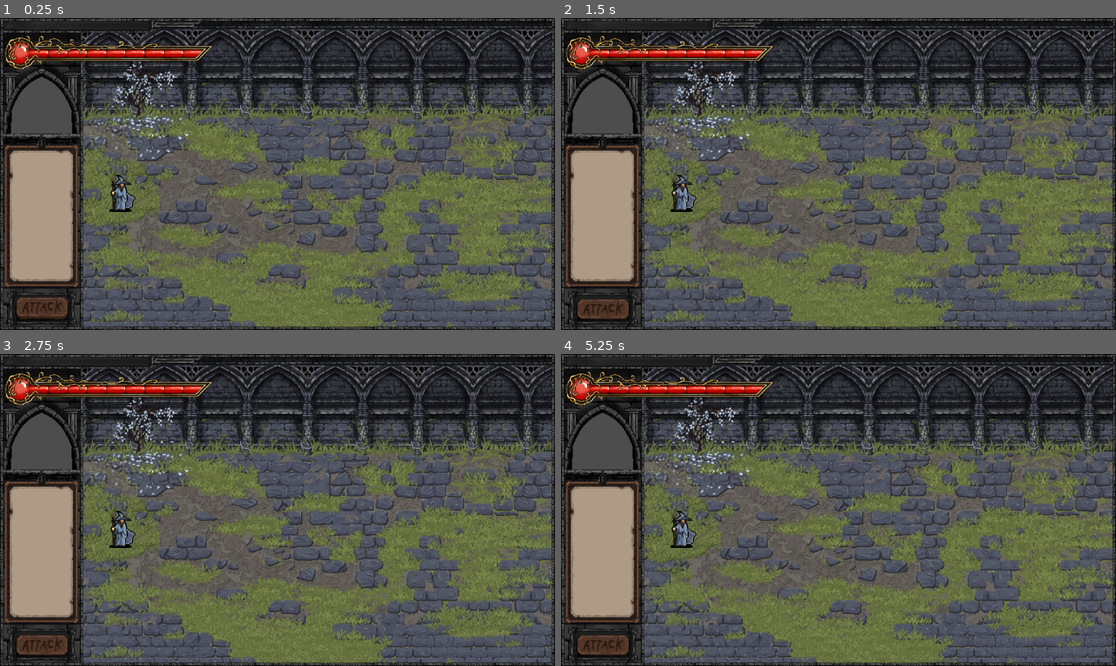
Above: before the commit, frames 1-4 (two rows, left to right).
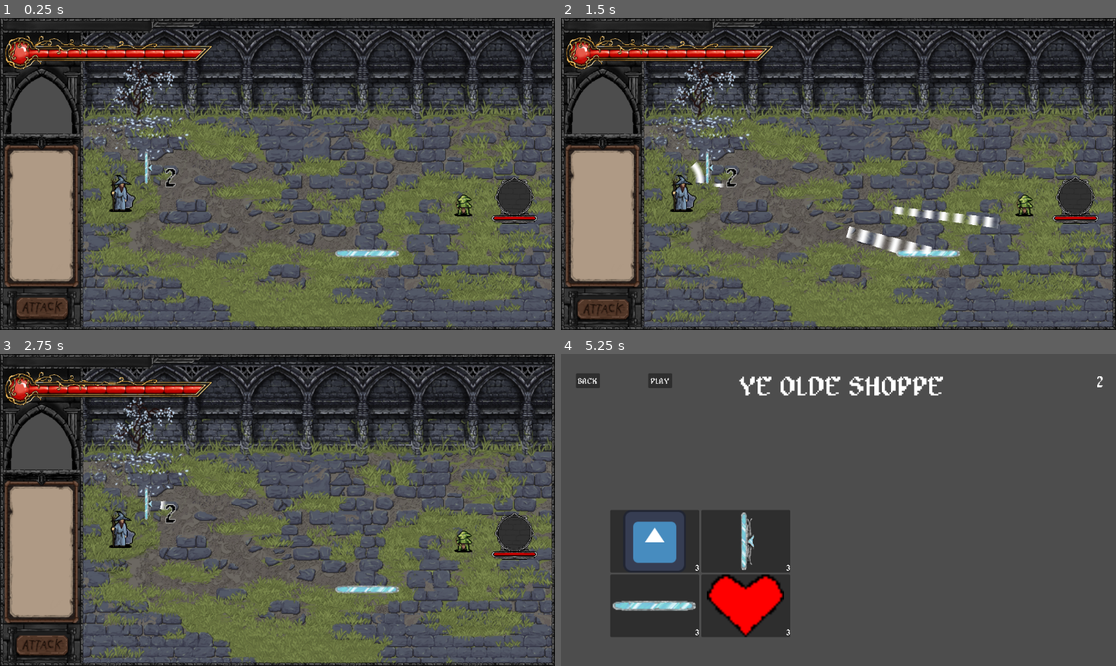
Above: after the commit, the same moments.

Repository: pancholope321/Wave-Mage
Game: Godot game, scene res://Scenes/fightScene.tscn
Same seed, same stepped clock (60 frames per second), same inputs: the game is played once before the commit and once after it. The project has no main scene, so this scene is started directly. Sound files missing from this copy of the repository are replaced by a short silence.
Inputs (mouse positions are in pixels of both pictures, inside the frame that each line leads up to):
- Up to frame 1 (0.25 s): no input
- Up to frame 2 (1.5 s): click (599, 308) at 0.5 s; move the mouse to (960, 158) at 1.27 s; click (960, 158) at 1.42 s
- Up to frame 3 (2.75 s): drag from (166, 525) to (249, 572) at 2.02 s
- Up to frame 4 (5.25 s): tap Enter at 2.75 s; move the mouse to (894, 441) at 2.77 s; click (894, 441) at 2.92 s; drag from (810, 572) to (672, 463) at 3.52 s; move the mouse to (1005, 556) at 4.27 s; click (1005, 556) at 4.42 s; click (838, 556) at 5 s, where only the run after the commit has a clickable "SHOP"

The runs differ from the first frame. In frame 1, 1.4% of the frame differs, in the area x 26-97%, y 42-77%; in frame 2, 2.4%; in frame 3, 1.5%; in frame 4, 67%, in the area x 0-100%, y 0-100%.
Error before the commit: Parse Error: Identifier "musicVolumeSettings" not declared in the current scope. (res://Scripts/global.gd:28)

Commit message:
gameloop fixed

Diff:
--- a/Scenes/shop_item.gd
+++ b/Scenes/shop_item.gd
@@ -9,7 +9,7 @@
 # Called when the node enters the scene tree for the first time.
 func set_item(nameItem):
 	itemName=nameItem
-	level = Global.attrLvlDict["unlocked_powers"][itemName]
+	level = Global.gameDataDict["unlocked_powers"][itemName]
 	var priceDict=Global.inforPowerDict["power_costs"][itemName]
 	print("priceDict: ",priceDict)
 	price=priceDict["price"]+level*priceDict["growth_per_level"]
@@ -19,7 +19,7 @@
 	texture.texture=loaded_image
 
 func updatePrice():
-	level = Global.attrLvlDict["unlocked_powers"][itemName]
+	level = Global.gameDataDict["unlocked_powers"][itemName]
 	var priceDict=Global.inforPowerDict["power_costs"][itemName]
 	price=priceDict["price"]+level*priceDict["growth_per_level"]
 	labelPrice.text = str(roundi(price))
--- a/Scripts/Game/main_menu.gd
+++ b/Scripts/Game/main_menu.gd
@@ -8,14 +8,14 @@
 
 # Called when the node enters the scene tree for the first time.
 func _ready() -> void:
-	player.volume_db = (Global.musicVolumeSettings["music_volume"]/100)*12
+	player.volume_db = (Global.settings["music_volume"]/100)*12
 	player.stream = menuTheme
 	player.play()
 
 
 # Called every frame. 'delta' is the elapsed time since the previous frame.
 func _process(delta: float) -> void:
-	player.volume_db = (Global.musicVolumeSettings["music_volume"]/100)*12
+	player.volume_db = (Global.settings["music_volume"]/100)*12
 
 func start_game():
 	Global.load_new_game()
--- a/Scripts/Game/music_volume.gd
+++ b/Scripts/Game/music_volume.gd
@@ -9,13 +9,13 @@
 
 # Called when the node enters the scene tree for the first time.
 func _ready() -> void:
-	volume = Global.musicVolumeSettings["music_volume"]
+	volume = Global.settings["music_volume"]
 	volDisplay.text = str(floor(volume))
 
 func update_volume():
-	Global.musicVolumeSettings["music_volume"] = volume
+	Global.settings["music_volume"] = volume
 	volDisplay.text = str(floor(volume))
-	audPlayer.volume_db = (Global.musicVolumeSettings["music_volume"]/100)*12
+	audPlayer.volume_db = (Global.settings["music_volume"]/100)*12
 
 func volume_up():
 	if (volume<100):
--- a/Scripts/Game/player_controller.gd
+++ b/Scripts/Game/player_controller.gd
@@ -1,10 +1,10 @@
 extends Area2D
 
 
-@export var health=100.0
+@export var health=10.0
 @export var waveController:Node2D
 @export var waveStart:Node2D
-@export var max_health=100.0
+@export var max_health=10.0
 @export var player_hp_bar:TextureProgressBar
 func _ready() -> void:
 	max_health=health
--- a/Scripts/Game/shop.gd
+++ b/Scripts/Game/shop.gd
@@ -18,7 +18,7 @@
 	coinDisplay.text = Global.totalCoins["money"]
 
 func update_power_buttons():
-	var list_of_buyable_elements=Global.attrLvlDict["unlocked_powers"].keys()
+	var list_of_buyable_elements=Global.gameDataDict["unlocked_powers"].keys()
 	for child in powersContainer.get_children():
 		for button in child.get_children():
 			button.queue_free()
@@ -39,7 +39,7 @@
 	print("trying to buy")
 	if button_price<=Global.totalCoins["money"]:
 		Sfx.play("PositiveButtonPress")
-		Global.attrLvlDict["unlocked_powers"][elementName]=(Global.attrLvlDict["unlocked_powers"][elementName])+1
+		Global.gameDataDict["unlocked_powers"][elementName]=(Global.gameDataDict["unlocked_powers"][elementName])+1
 		Global.totalCoins["money"]-=button_price
 		print("actually buying")
 		button.updatePrice()
--- a/Scripts/Game/structure_pos_controller.gd
+++ b/Scripts/Game/structure_pos_controller.gd
@@ -34,14 +34,14 @@
 func _ready() -> void:
 	var file_path = "user://wmsave.json"
 	var structure_path="res://ConfigFiles/structure_information_relation.json"
-	var final_json=Global.attrLvlDict
+	var final_json=Global.gameDataDict
 	var structureJson=Global.load_json_config(structure_path)
 	print("final_json: ",final_json)
 	#waveController.create_list_of_powers(enemy_json.enemy_count,final_json.unlocked_powers,structureJson.power_player_functions)
 
 	if Global.check_file_exists(file_path) and !debug:
 		print("File exists!")
-		var final_json2=Global.attrLvlDict
+		var final_json2=Global.gameDataDict
 		enemy_json=generate_enemy_json()
 		waveController.create_list_of_powers(enemy_json,final_json2.unlocked_powers,structureJson.power_player_functions)
 	else:
@@ -54,7 +54,7 @@
 
 func generate_enemy_json():
 
-	var current_day=Global.attrLvlDict["player_stats"]["current_day"]
+	var current_day=Global.gameDataDict["player_stats"]["current_day"]
 	var enemy_json_set={
 	"enemy_count":{
 	"goblin_spear":0,
--- a/Scripts/Game/wave_controller.gd
+++ b/Scripts/Game/wave_controller.gd
@@ -137,7 +137,7 @@
 
 func fight_lost():
 	print("fight_lost")
-
+	get_tree().change_scene_to_file("res://Scenes/gameOver.tscn")
 	pass
 var coinsWon = 0
 func fight_won():
--- a/Scripts/Powers/health_upg.gd
+++ b/Scripts/Powers/health_upg.gd
@@ -2,6 +2,6 @@
 
 func add_more_health(context):
 	print("adding health to player")
-	context.player.max_health+=100
-	context.player.health+=100
+	context.player.max_health+=5
+	context.player.health+=5
 	return
--- a/Scripts/global.gd
+++ b/Scripts/global.gd
@@ -4,7 +4,7 @@
 # ConfigFiles>player_statistics>json
 var defaultData = "res://ConfigFiles/player_statistics.json"
 
-var totalCoins : int
+var totalCoins : Dictionary
 
 var gameDataDict : Dictionary
 var inforPowerDict: Dictionary
@@ -17,7 +17,7 @@
 	gameDataDict = load_game_data()
 	settings = gameDataDict["settings"]
 
-	totalCoins = gameDataDict["player_stats"]["money"]
+	totalCoins = gameDataDict["player_stats"]
 
 	inforPowerDict=load_json_config("res://ConfigFiles/structure_information_relation.json")
 
@@ -25,11 +25,11 @@
 #Other functions
 func load_new_game():
 	var def_data=load_json_config(defaultData)
-	var copy_settings=musicVolumeSettings.duplicate()
-	attrLvlDict=def_data
-	attrLvlDict["settings"]=copy_settings
-	musicVolumeSettings = attrLvlDict["settings"]
-	totalCoins = attrLvlDict["player_stats"]
+	var copy_settings=settings.duplicate()
+	gameDataDict=def_data
+	gameDataDict["settings"]=copy_settings
+	settings = gameDataDict["settings"]
+	totalCoins = gameDataDict["player_stats"]
 	save_json_config()
 
 
@@ -63,8 +63,6 @@
 
 func save_json_config():
 	print("saving json...")
-	print(attrLvlDict)
-	print(musicVolumeSettings)
 	print(totalCoins)
 	#var user_dir = OS.get_user_data_dir()
 	#var file_path = user_dir + path+ "/buffs.json"
@@ -74,7 +72,7 @@
 	var file = FileAccess.open(file_path, FileAccess.WRITE)
 	if file:
 		# Convert your data to JSON string
-		var json_string = JSON.stringify(attrLvlDict)
+		var json_string = JSON.stringify(gameDataDict)
 		# Write the JSON string to file
 		file.store_string(json_string)
 		file.close()
